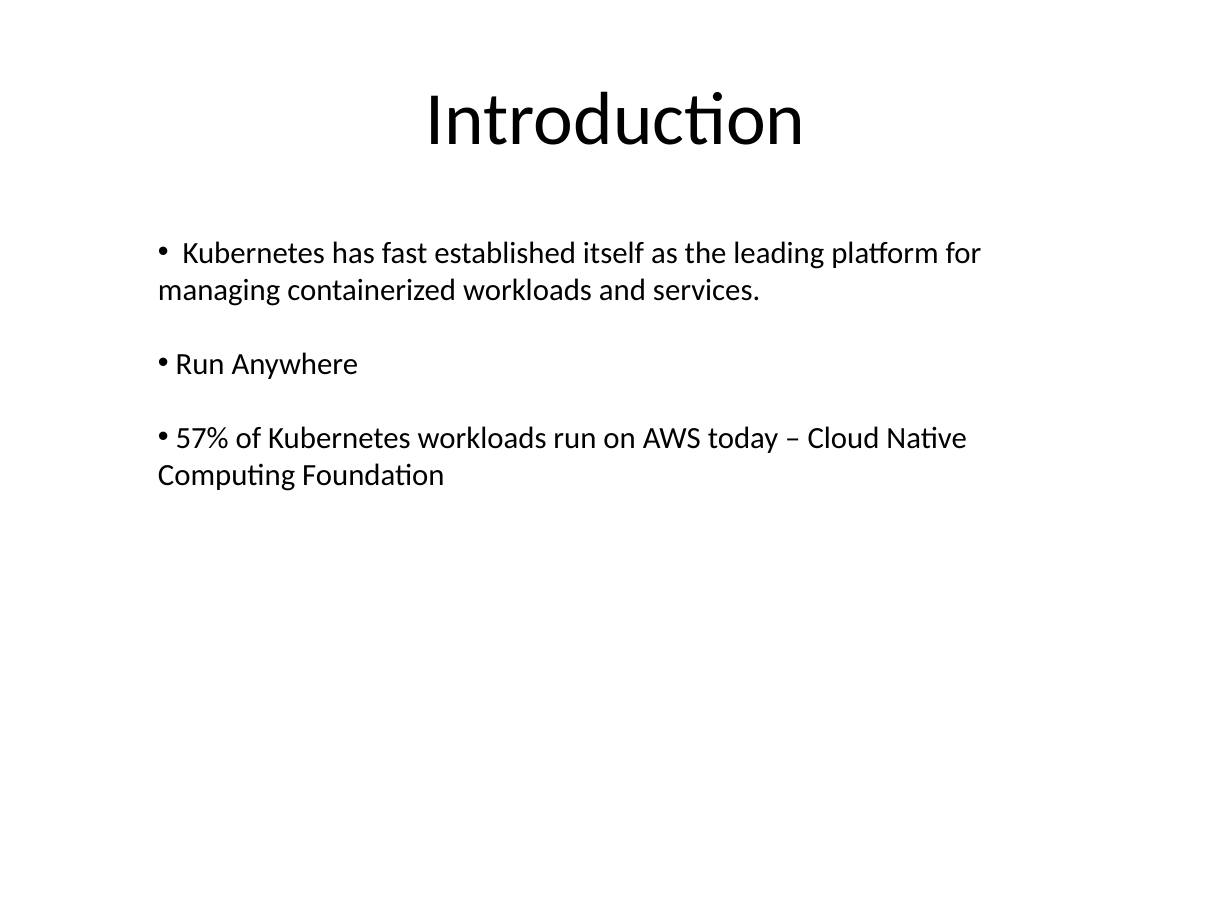
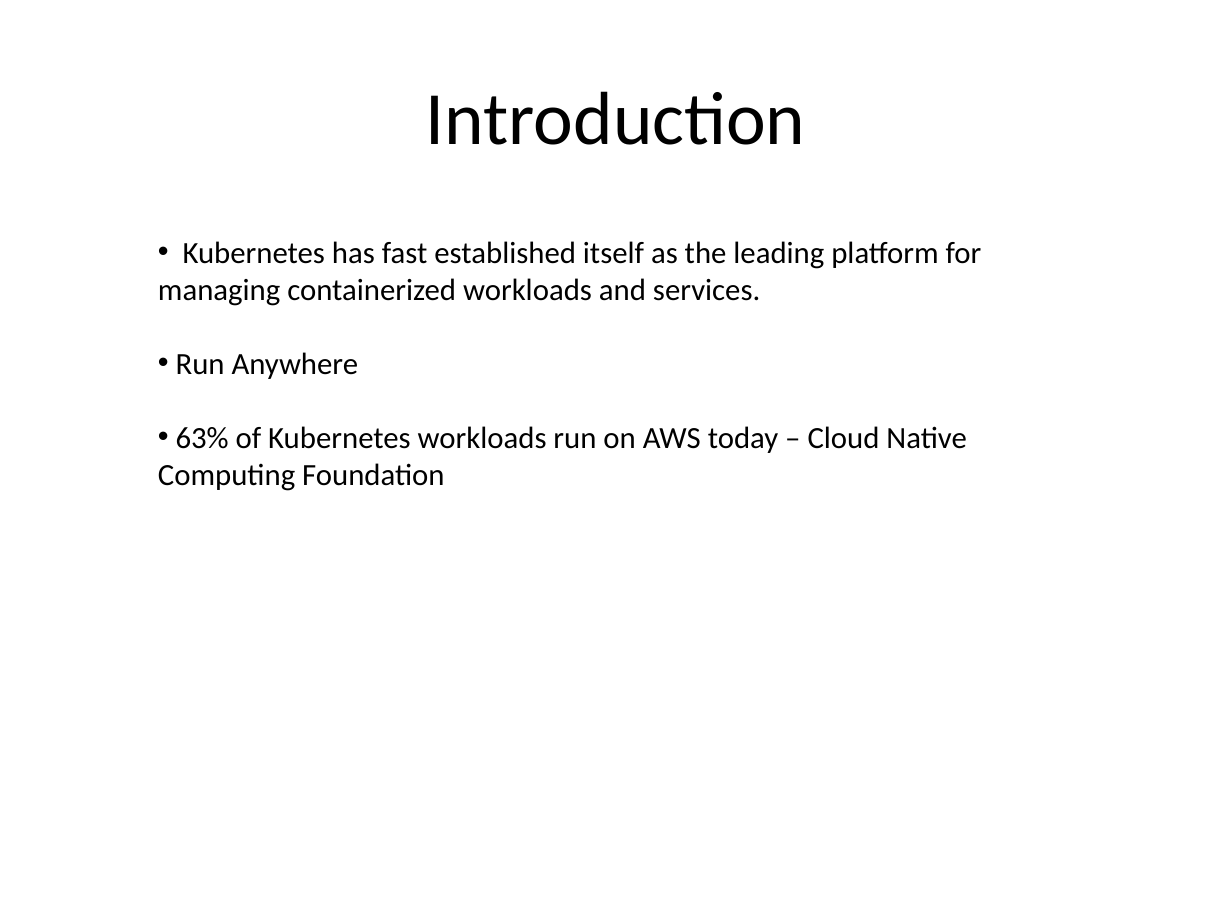
Before and after one commit to kskalvar/aws-eks-cluster-quickstart, a slide deck: slide 2 of slides/AWS-EKS-Cluster-Quickstart.pptx. Drawn at 1232x924 pixels with LibreOffice and Linux fonts; fonts in the diff are those of the drawing. Boxes give left, top, right and bottom in pixels: in the first picture for what was removed or moved away, otherwise in the second. Text is boxed around its words. In the diff, an @@ line names an element or a change of style, - is before the commit and + after.

Commit message:
Updated Presentation Slides

```diff
--- a/slides/AWS-EKS-Cluster-Quickstart.pptx
+++ b/slides/AWS-EKS-Cluster-Quickstart.pptx
@@ text at (x1=158, y1=426, x2=966, y2=491): text changed @@
-• 57% of Kubernetes workloads run on AWS today – Cloud Native Computing Foundation
+• 63% of Kubernetes workloads run on AWS today – Cloud Native Computing Foundation
```
Also in this commit, not shown: 1 other slide changed.
